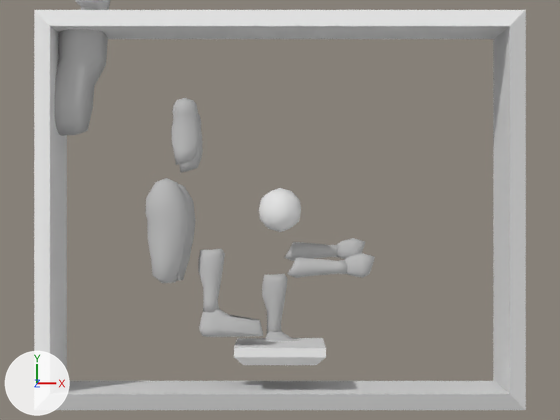
The Blender file meshes/paddle-ball.blend as it was, and as the next commit left it.
Both versions are drawn from the file's camera 'Camera'. Arrows for +X, +Y and +Z are at lower left; the lights stay in place.

Objects in the first picture: 'Ball', 'Bicep_R', 'Body', 'Calf_L', 'Calf_R', 'Forearm_L', 'Forearm_R', 'Frame', 'Paddle', 'Thigh_L', 'Thigh_R'.
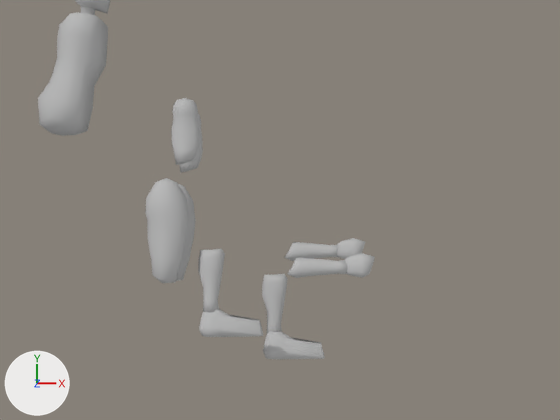
Where the newer file only moved an object's origin or applied its transform, the numbers keep the older frame.

What differs and where, as boxes (x1, y1, x2, y2) in the pictures (560 x 420 px):
'Frame', deleted
    before: (34, 10, 526, 410)
'Paddle', deleted
    before: (234, 338, 326, 365)
'Ball', deleted
    before: (259, 188, 301, 232)

Edits to the bpy script that builds the scene:
```text
Remove ob_frame:
    ob_frame = bpy.data.objects.new('Frame', me_frame)
    ob_frame.location = (0.0, 0.0, 0.0)
Remove ob_ball:
    ob_ball = bpy.data.objects.new('Ball', me_ball)
    ob_ball.location = (0.0, 0.0, -0.02)
Remove ob_paddle:
    ob_paddle = bpy.data.objects.new('Paddle', me_paddle)
    ob_paddle.location = (0.0, -3.0, 0.0)
```
